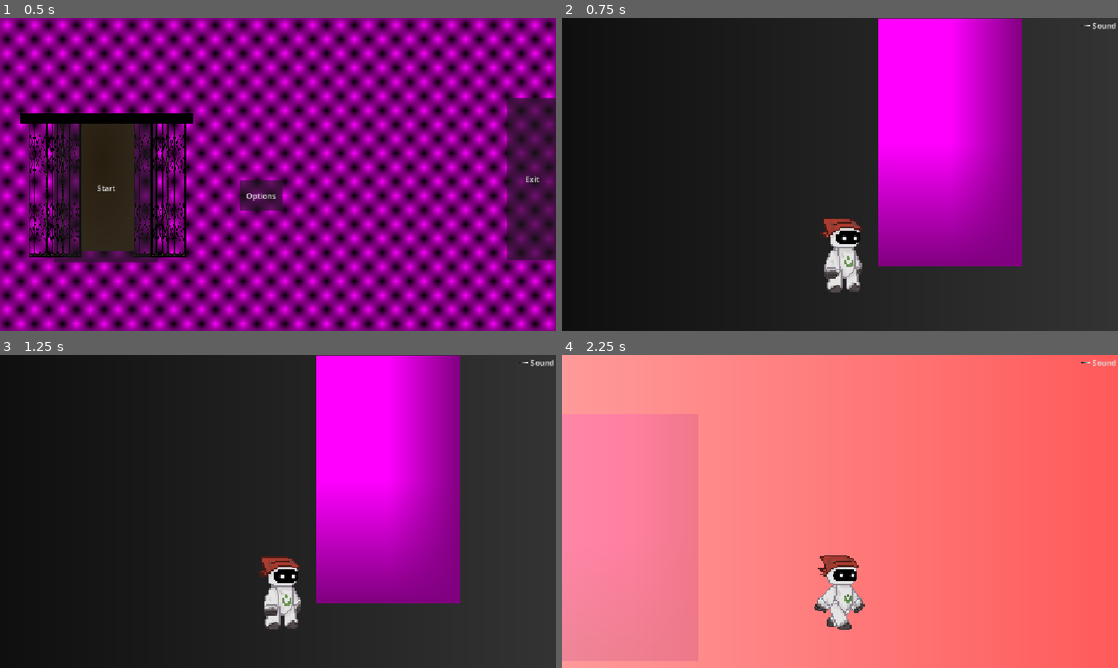
Above: before the commit, frames 1-4 (two rows, left to right).
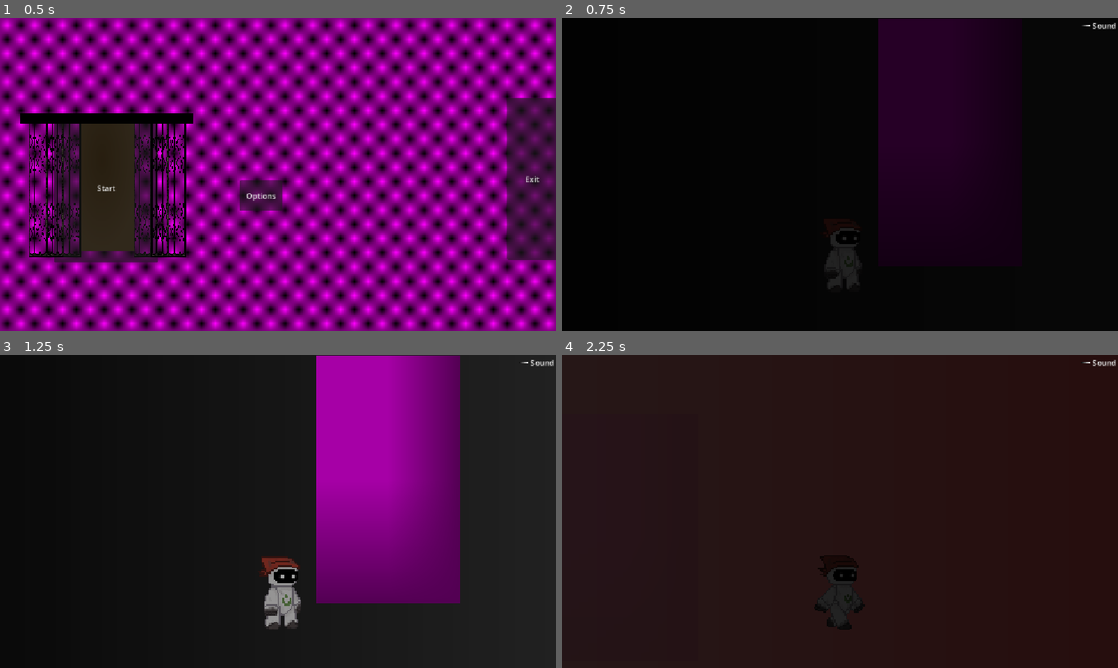
Above: after the commit, the same moments.

Repository: hruboson/R0B1E
Game: Godot game, scene res://scenes/main_menu/main_menu.tscn
Two runs of this game, one before a commit and one after it. Both use one fixed random seed, a clock stepped at 60 frames per second and the inputs below.
Inputs:
- Up to frame 1 (0.5 s): no input
- Up to frame 2 (0.75 s): click "Start" at 0.5 s
- Up to frame 3 (1.25 s): no input
- Up to frame 4 (2.25 s): hold Right (right) from 1.28 s (still down); tap E (interact) at 1.35, 2.1 s

Frame 1 is identical in both runs. In frame 2, 62% of the frame differs, in the area x 37-100%, y 0-100%; in frame 3, 22%; in frame 4, 100%, in the area x 0-100%, y 0-100%.

Commit message:
feat(robot): fade animation

Diff:
--- a/nodes/actors/door/door.gd
+++ b/nodes/actors/door/door.gd
@@ -10,6 +10,8 @@
 func _process(delta):
 	if player != null and Input.is_action_just_pressed("interact"):
 		var scene: PackedScene = load(leads_to)
+
+		player.play_fade("fade_in")
 		if !inward:
 			await player.walk_in()
 		else:
--- a/nodes/actors/robot/robot.gd
+++ b/nodes/actors/robot/robot.gd
@@ -8,6 +8,7 @@
 ########## NODES ###########
 @onready var sprite: AnimatedSprite2D = $AnimatedSprite
 @onready var audio: AudioStreamPlayer2D = $AudioStreamPlayer2D
+@onready var fade_anim: AnimationPlayer = $CanvasLayer/FadeRect/FadeAnim
 
 ##########################
 # 		CONSTANTS        #
@@ -24,6 +25,11 @@
 var current_state: State = State.IDLE
 var last_state: State = State.IDLE
 var energy: int = 10 # TODO balance this
+
+func _ready() -> void:
+	$CanvasLayer/FadeRect.show()
+	play_fade("fade_out")
+	fade_anim.connect("animation_finished", Callable(self, "_on_fade_finished"))
 
 func _physics_process(delta: float) -> void:
 	if not is_on_floor(): # gravity
@@ -120,3 +126,20 @@
 
 func _on_audio_disable_pressed() -> void:
 	pass # Replace with function body.
+
+################
+#    SLOTS     #
+################
+func play_fade(fade_type: String) -> void:
+	$CanvasLayer/FadeRect.show()
+	match fade_type:
+		"fade_in":
+			fade_anim.play("fade_in")
+		"fade_out":
+			fade_anim.play("fade_out")
+		_:
+			push_warning("Unknown fade_type: " + fade_type)
+
+func _on_fade_finished(anim_name: String) -> void:
+	if anim_name in ["fade_in", "fade_out"]:
+		$CanvasLayer/FadeRect.hide()
--- a/nodes/actors/robot/robot.tscn
+++ b/nodes/actors/robot/robot.tscn
@@ -126,6 +126,58 @@
 
 [sub_resource type="AudioStream" id="AudioStream_83y4m"]
 
+[sub_resource type="Animation" id="Animation_7an7b"]
+length = 0.001
+tracks/0/type = "value"
+tracks/0/imported = false
+tracks/0/enabled = true
+tracks/0/path = NodePath("CanvasLayer/FadeRect:color")
+tracks/0/interp = 1
+tracks/0/loop_wrap = true
+tracks/0/keys = {
+"times": PackedFloat32Array(0),
+"transitions": PackedFloat32Array(1),
+"update": 0,
+"values": [Color(0, 0, 0, 1)]
+}
+
+[sub_resource type="Animation" id="Animation_t36he"]
+resource_name = "fade_in"
+tracks/0/type = "value"
+tracks/0/imported = false
+tracks/0/enabled = true
+tracks/0/path = NodePath("CanvasLayer/FadeRect:color")
+tracks/0/interp = 1
+tracks/0/loop_wrap = true
+tracks/0/keys = {
+"times": PackedFloat32Array(0, 1),
+"transitions": PackedFloat32Array(1, 1),
+"update": 0,
+"values": [Color(0, 0, 0, 0), Color(0, 0, 0, 1)]
+}
+
+[sub_resource type="Animation" id="Animation_0y5s3"]
+resource_name = "fade_out"
+tracks/0/type = "value"
+tracks/0/imported = false
+tracks/0/enabled = true
+tracks/0/path = NodePath("CanvasLayer/FadeRect:color")
+tracks/0/interp = 1
+tracks/0/loop_wrap = true
+tracks/0/keys = {
+"times": PackedFloat32Array(0, 1),
+"transitions": PackedFloat32Array(1, 1),
+"update": 0,
+"values": [Color(0, 0, 0, 1), Color(0, 0, 0, 0)]
+}
+
+[sub_resource type="AnimationLibrary" id="AnimationLibrary_0y5s3"]
+_data = {
+&"RESET": SubResource("Animation_7an7b"),
+&"fade_in": SubResource("Animation_t36he"),
+&"fade_out": SubResource("Animation_0y5s3")
+}
+
 [sub_resource type="Gradient" id="Gradient_u01i4"]
 
 [sub_resource type="GradientTexture1D" id="GradientTexture1D_b7ats"]
@@ -161,6 +213,21 @@
 bus = &"SFX"
 
 [node name="CanvasLayer" type="CanvasLayer" parent="." unique_id=1327289935]
+
+[node name="FadeRect" type="ColorRect" parent="CanvasLayer" unique_id=1727608487]
+visible = false
+anchors_preset = 15
+anchor_right = 1.0
+anchor_bottom = 1.0
+offset_left = 1.0
+offset_right = 1.0
+grow_horizontal = 2
+grow_vertical = 2
+color = Color(0, 0, 0, 1)
+
+[node name="FadeAnim" type="AnimationPlayer" parent="CanvasLayer/FadeRect" unique_id=8380251]
+root_node = NodePath("../../..")
+libraries/ = SubResource("AnimationLibrary_0y5s3")
 
 [node name="HBoxContainer" type="HBoxContainer" parent="CanvasLayer" unique_id=2057537116]
 anchors_preset = 1
--- a/scenes/levels/level_1/rooms/room_1.tscn
+++ b/scenes/levels/level_1/rooms/room_1.tscn
@@ -15,13 +15,14 @@
 [node name="Room1" type="Node2D" unique_id=580597860]
 
 [node name="Robot" parent="." unique_id=2042197399 instance=ExtResource("1_d7bms")]
-position = Vector2(572, 480)
+position = Vector2(572, 488)
 
 [node name="BG" type="Sprite2D" parent="." unique_id=179545343]
 z_index = -1000
-position = Vector2(587.00006, 200.00002)
+position = Vector2(597, 206.00002)
 scale = Vector2(-6.0348625, 768.2464)
 texture = SubResource("GradientTexture1D_d7bms")
+metadata/_edit_lock_ = true
 
 [node name="WorldBorder" type="StaticBody2D" parent="." unique_id=1896617816]
 position = Vector2(0, -14)
